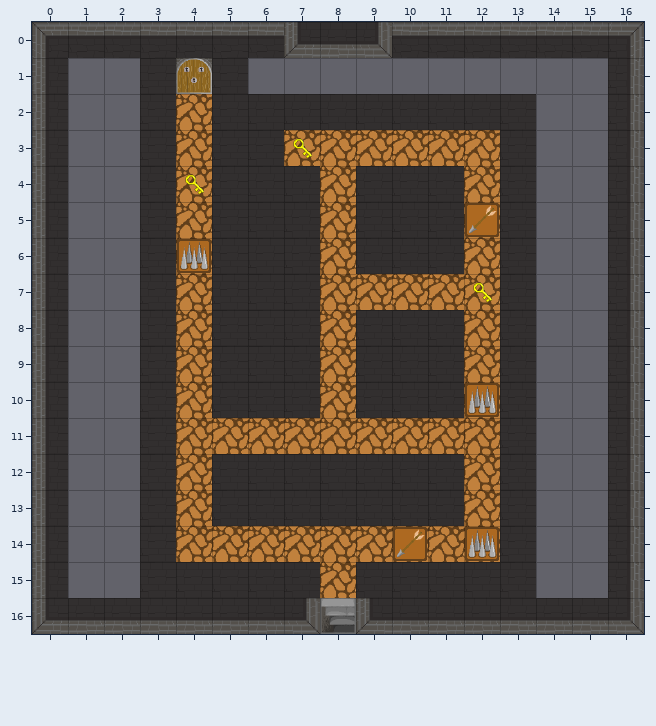
Tiled map, stored at android/assets/map7.tmx. Above is the file before it was changed.
Cells are 64x64 px. Shown: x 0..16, y 0..16.
New version:
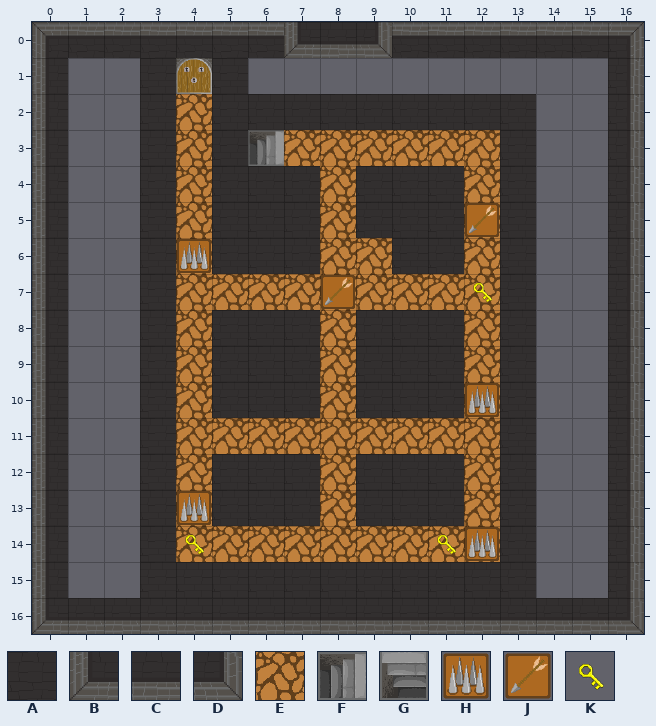
Key: from "Dungeon-tileset": A 9, B 16, C 17, D 18, E 19, F 24, G 24 turned 270, H 25, J 26, K 27.
_ is an empty cell, . an unchanged one.
Diff:
--- layer "Walls"
@@ x 6..6 @@
- 3 A
+ 3 F
@@ x 5..9 @@
- 6 ....A
- 7 AAA..
+ 6 ...._
+ 7 ___..
@@ x 8..8 @@
-12 A
-13 A
+12 _
+13 _
@@ x 7..9 @@
-15 ._.
-16 DGB
+15 .A.
+16 CCC
--- layer "Road"
@@ x 5..9 @@
- 6 ...._
- 7 ___..
+ 6 ....E
+ 7 EEE..
@@ x 8..8 @@
-12 _
-13 _
+12 E
+13 E
@@ x 8..8 @@
-15 E
+15 _
--- layer "Keys"
@@ x 4..7 @@
- 3 ...K
- 4 K...
+ 3 ..._
+ 4 _...
@@ x 4..11 @@
-14 _......_
+14 K......K
--- layer "SquatTrap"
@@ x 8..8 @@
- 7 _
+ 7 J
@@ x 10..10 @@
-14 J
+14 _
--- layer "JumpTrap"
@@ x 4..4 @@
-13 _
+13 H
Pixel boxes of the changes (left, top, right, bottom) in both pictures:
changed: (248, 130, 312, 166)
removed: (185, 175, 204, 195)
changed: (212, 238, 392, 310)
changed: (320, 454, 356, 526)
added: (177, 491, 211, 555)
changed: (393, 527, 456, 561)
changed: (284, 562, 392, 634)
